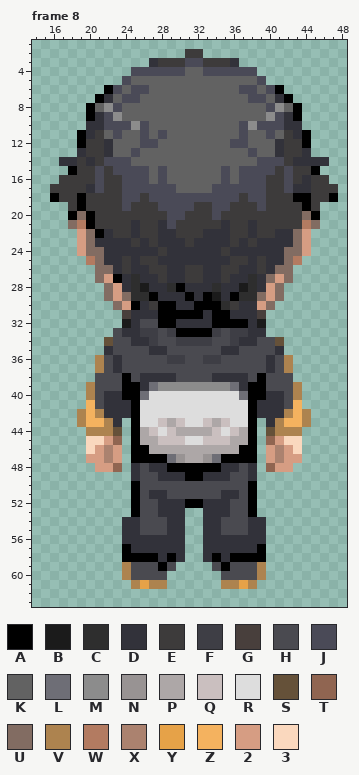
Pixel-art file, stored at Sprites/Subaru/set.ase. The first picture shows the starting point.
64x64 pixels, 12 frames. Colours within 5 levels of each other are drawn and written as one. Shown: frame 8: x 14..48, y 1..63. The commit also changed other frames, which this record leaves out.
Palette (. is transparent): A #000000  B #1b1b1b  C #2e2e2e  D #32323a  E #3d3b3b  F #3e3e45  G #483f3c  H #4a4a50  J #4a4a57  K #626262  L #6e6e76  M #8c8c8c  N #989393  P #ada7a7  Q #cabfbf  R #dddddd  S #655139  T #906551  U #826c62  V #ad834f  W #b37b61  X #ab826f  Y #e6a248  Z #f4b25f  2 #d69d83  3 #fad8be
Pixels before, frame 8, first column x 16:
 2 ...............EE...............
 3 ...........DEEEJJEEED...........
 4 .........JJJJJJKKJJJJJJ.........
 5 ........JKKKKKKKKKKKKKKJ........
 6 ......AJKJJKKKKKKKKKKJJKJA......
 7 .....ADKJJKKKKKKKKKKKKJJKDA.....
 8 ....AKMJKKKKKKKKKKKKKKKKJMKA....
 9 ....ADJMKKKKKKKKKKKKKKKKMJDA....
10 ....DDJJJMJKKKKKKKKKKJMJJJDD....
11 ...ADEKJKKJKJKKKKKKKKJKKJKEDA...
12 ...AEEDKKKJJKKKKKKKKJJKKKDEEA...
13 ...DEEDKKJKKKKKKKKKKKKJKKDEED...
14 .DDEDEJJJKKKKKKKKKKKKKKJJJEDDDD.
15 ..AEEJEJJJJKJKKKKKKJKJJJJEJEEA..
16 .EEEEJEEJJJKJKKKKKKJKJJJEEJEDEE.
17 EEEEDJEEJJJJJJKKKKJJJJJJEEJDDEEE
18 AEEAEEEEJJEJJJJJJJJJJEJJEEEAAEEA
19 ..EAEEEEJEEEJJJJEEJJEEEJEEEEAE..
20 ..AUAEEEEEEEEJJEEEJEEEEEEEEEUA..
21 ..UWAEEEEDEEDJEEEEEDEEDEEEEEWU..
22 ...2UADEEDEEDDEEEDDDEEDEEDDU2...
23 ...2UDDDDEDEDDDEDDDDEDEDDDDU2...
24 ...2UUDDDDDDEDDDDDDEDDDDDDUU2...
25 ....WUDDEDEEDDDDDDDDEEDEDDUW....
26 .....UUDEDDEEDDEEDDEEDDEDUU.....
27 .....U2ADCDDEDDEEDDEDDCDU2U.....
28 ......U2DCBDDCADDDCDDBCD2U......
29 ......U2UCCADDDADABDACCU2U......
30 .......U2ADEAADDAAACEDD2U.......
31 ........GDDDAAAAADAADDDG........
32 ........BDHHAADDDDAAAADB........
33 .......HDDFFHFAAAAFHFFDD........
34 ......SHHDDFHHFFFFHHFDDHHS......
35 ......DHHHHDDHHHHHHDDHHHHD......
36 .....VHDHHHHHFFHHFFHHHHHDHV.....
37 .....VHDHHHHHHHHHHHHHHHHDHV.....
38 .....HHHAHDDDDHHHHDDDDHAHHH.....
39 ....VHHHAADLMMMMMMMMLDAAHHHV....
40 ....VHDDAALRRRRRRRRRRLAADDHV....
41 ....ZHDDDARRRRRRRRRRRRADDDHZ....
42 ...VZVDDDARRRRRRRRRRRRADDDVZV...
43 ...VZZVD.ARRQPQRRQPQRRA.DVZZV...
44 ....VVVS.APQRQPPPPQRQPA.SVVV....
45 ....332T.APPQQQRRQQQPPA.T233....
46 ....32X2.AAPPPPPPPPPPAA.2X23....
47 ....22X2.AAAALNPPNLAAAA.2X22....
48 .....22T.DHDDAAAAAADDHD.T22.....
49 .........DHHDDDAADDDHHD.........
50 .........AHHHHHHHHHHHHA.........
51 .........AHDDHHHHHHDDHA.........
52 .........AHHDDDAADDDHHA.........
53 .........AHHDDD..DDDHHA.........
54 ........DDHHHDD..DDHHHDD........
55 ........DDHHHDD..DDHHHDD........
56 ........DDDDDDD..DDDDDDD........
57 ........ADDDDDD..DDDDDDA........
58 ........AAAADAD..DADAAAA........
59 ........VHHHAH....HAHHHV........
60 ........VHHHH......HHHHV........
61 .........VYVV......VVYV.........
After:
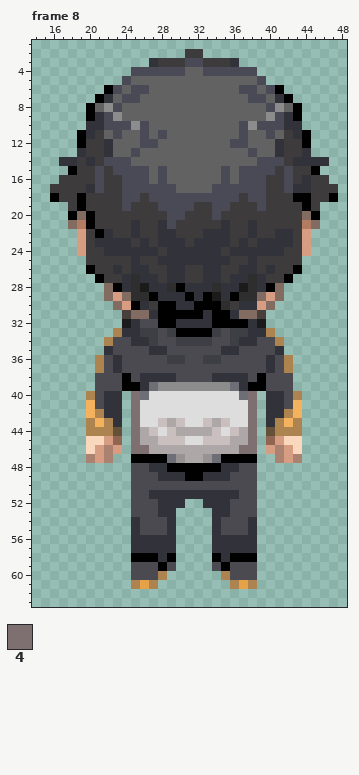
Colours new in this view: 4 #7e7070
The edit:
layer "Rough" now shown
Frame 8, layer "Head":
The author changed colour A to colour 4 in rows 40 to 45 at x 25 and 38; in row 46 at x 25 to 26 and 37 to 38.
Colour A now appears in row 26 at x 20 and 43.
The author changed colour 2 to colour A in row 28 at x 23 and 40.
The author changed colour U to colour A in row 27 at x 21 and 42.
The author changed colour H to colour D in row 51 at x 29 to 34.
The author changed colour 2 to colour E in row 27 at x 22 and 41.
The author changed colour A to colour E in row 27 at x 23.
The author changed colour D to colour E in row 25 at x 22 to 23 and 40 to 41.
The author changed colour U to colour E in rows 22 to 23 at x 20 and 43; in row 24 at x 20 to 21 and 42 to 43; in row 25 at x 21 and 42; in row 26 at x 21 to 22 and 41 to 42; in row 27 at x 40.
The author changed colour W to colour E in row 25 at x 20 and 43.
The author changed colour A to colour H in rows 50 to 53 at x 25 and 38.
The author changed colour D to colour H in rows 48 to 49 at x 25 and 38.
The author changed colour D to colour U in row 31 at x 25 to 26 and 37 to 38.
Colour V now appears in row 33 at x 40.
The author changed colour H to colour V in row 33 at x 23; in row 60 at x 28 and 35.
The author changed colour S to colour V in row 34 at x 22 and 41.
The author changed colour Z to colour V in row 43 at x 20 and 43.
The author changed colour 2 to colour X in row 47 at x 20 and 43.
The author cleared colour 2 in row 47 at x 23 and 40; in row 48 at x 21 to 22 and 41 to 42.
The author cleared colour A in row 40 at x 24 and 39; in row 52 at x 31 to 32; in rows 57 to 58 at x 24 and 39.
The author cleared colour D in rows 41 to 42 at x 24 and 39; in row 53 at x 30 and 33; in rows 54 to 56 at x 24, 30, 33 and 39; in rows 57 to 58 at x 30 and 33.
The author cleared colour T in row 48 at x 23 and 40.
The author cleared colour V in row 39 at x 20 and 43; in rows 42 to 43 at x 19 and 44; in rows 59 to 60 at x 24 and 39; in row 61 at x 28 and 35.
